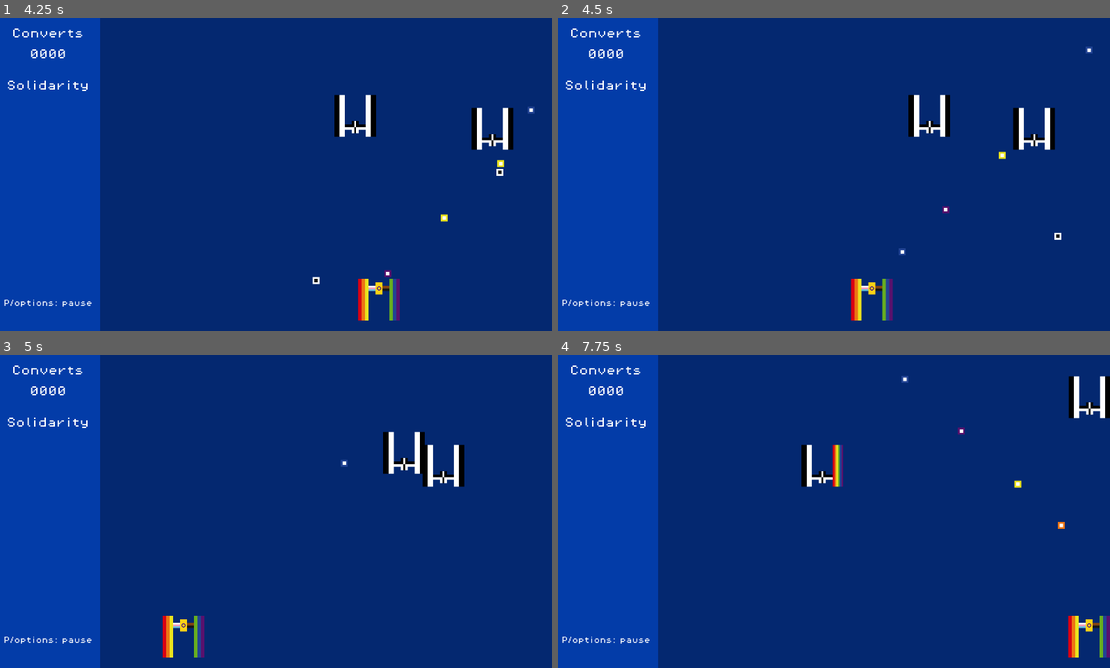
Above: before the commit, frames 1-4 (two rows, left to right).
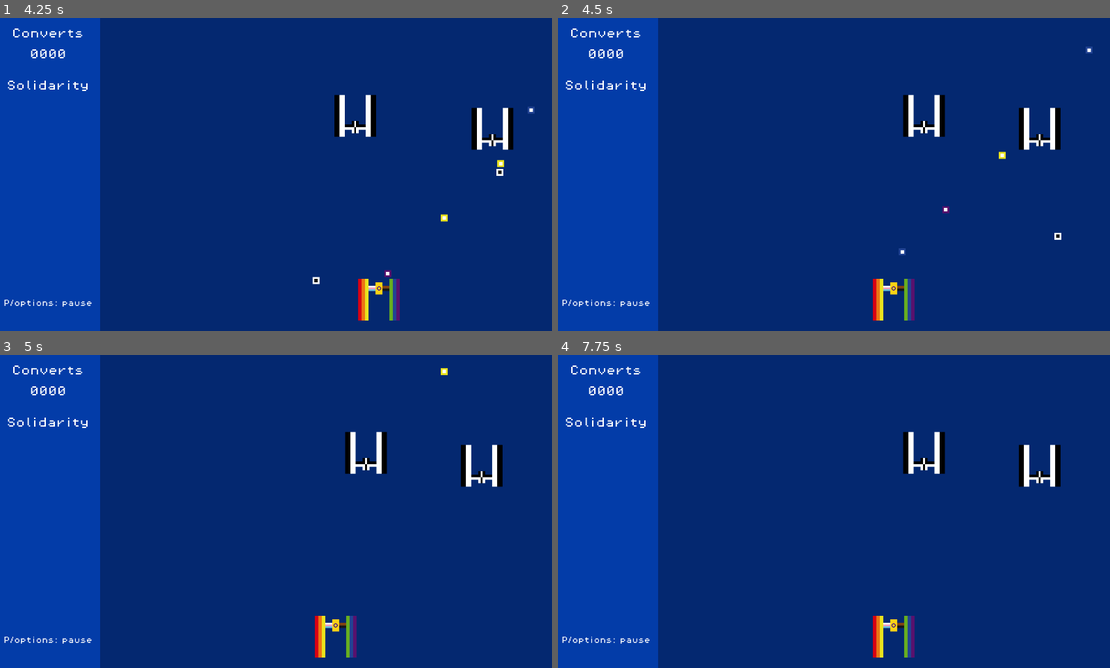
Above: after the commit, the same moments.

Repository: yndajas/qgjam-2023
Game: Godot game, scene res://scenes/main.tscn
Same seed, same stepped clock (60 frames per second), same inputs: the game is played once before the commit and once after it. The project has no main scene, so this scene is started directly.
Inputs:
- Up to frame 1 (4.25 s): hold Right (move_right) 0.53-1.28 s; hold Space (fire) 0.53-1.28 s; hold Left (move_left) 1.28-2.03 s; tap Space (fire) at 1.35, 2.85 s; hold Space (fire) 2.03-2.78 s; hold Right (move_right) 2.03-3.53 s; hold Left (move_left) from 3.53 s (still down); hold Space (fire) from 3.53 s (still down)
- Up to frame 2 (4.5 s): keep holding Left (move_left); release Space (fire) at 4.28 s; tap Space (fire) at 4.35 s
- Up to frame 3 (5 s): keep holding Left (move_left)
- Up to frame 4 (7.75 s): hold Space (fire) 5.03-5.78 s; release Left (move_left) at 5.78 s; hold Right (move_right) from 5.78 s (still down); tap Space (fire) at 5.85, 7.35 s; hold Space (fire) 6.53-7.28 s

Frame 1 is identical in both runs. In frame 2, 2.8% of the frame differs, in the area x 53-92%, y 24-97%; in frame 3, 3.3%; in frame 4, 3.8%, in the area x 44-100%, y 6-97%.

Commit message:
Suspend damage/movement/spawn on game over
... except bullet movement (but no damage will be taken)

Diff:
--- a/scripts/enemy.gd
+++ b/scripts/enemy.gd
@@ -25,6 +25,9 @@
 
 
 func _physics_process(delta: float) -> void:
+	if Global.game_over:
+		return
+
 	move_and_slide()
 
 	if !gun_has_entered_playable_area and !gun_is_out_of_bounds():
@@ -45,6 +48,9 @@
 
 
 func _on_fire_timer_timeout() -> void:
+	if Global.game_over:
+		return
+
 	fire()
 	start_fire_timer()
 
@@ -93,6 +99,9 @@
 
 
 func on_hit() -> void:
+	if Global.game_over:
+		return
+
 	straightness -= 1
 
 	if straightness == 3:
--- a/scripts/global.gd
+++ b/scripts/global.gd
@@ -29,3 +29,4 @@
 	)
 )
 var bullet_scene: PackedScene = preload("res://scenes/bullet.tscn")
+var game_over: bool = false
--- a/scripts/main.gd
+++ b/scripts/main.gd
@@ -13,6 +13,7 @@
 
 
 func _ready() -> void:
+	Global.game_over = false
 	uncollected_flags.shuffle()
 	prepare_information_panel()
 	spawn_enemy()
@@ -49,11 +50,15 @@
 	update_score_counter()
 
 
+func on_game_end() -> void:
+	enemy_spawn_timer.stop()
+
 func on_player_hit() -> void:
 	if collected_flags.size():
 		lose_flag()
 	else:
-		print_debug("game over")
+		Global.game_over = true
+		on_game_end()
 
 
 func prepare_information_panel() -> void:
--- a/scripts/player.gd
+++ b/scripts/player.gd
@@ -11,6 +11,9 @@
 
 
 func _physics_process(delta: float) -> void:
+	if Global.game_over:
+		return
+
 	var direction := Input.get_axis("move_left", "move_right")
 
 	if direction:
@@ -47,6 +50,9 @@
 
 
 func on_hit() -> void:
+	if Global.game_over:
+		return
+
 	emit_signal("hit")
 	play_damage_sound()
 
